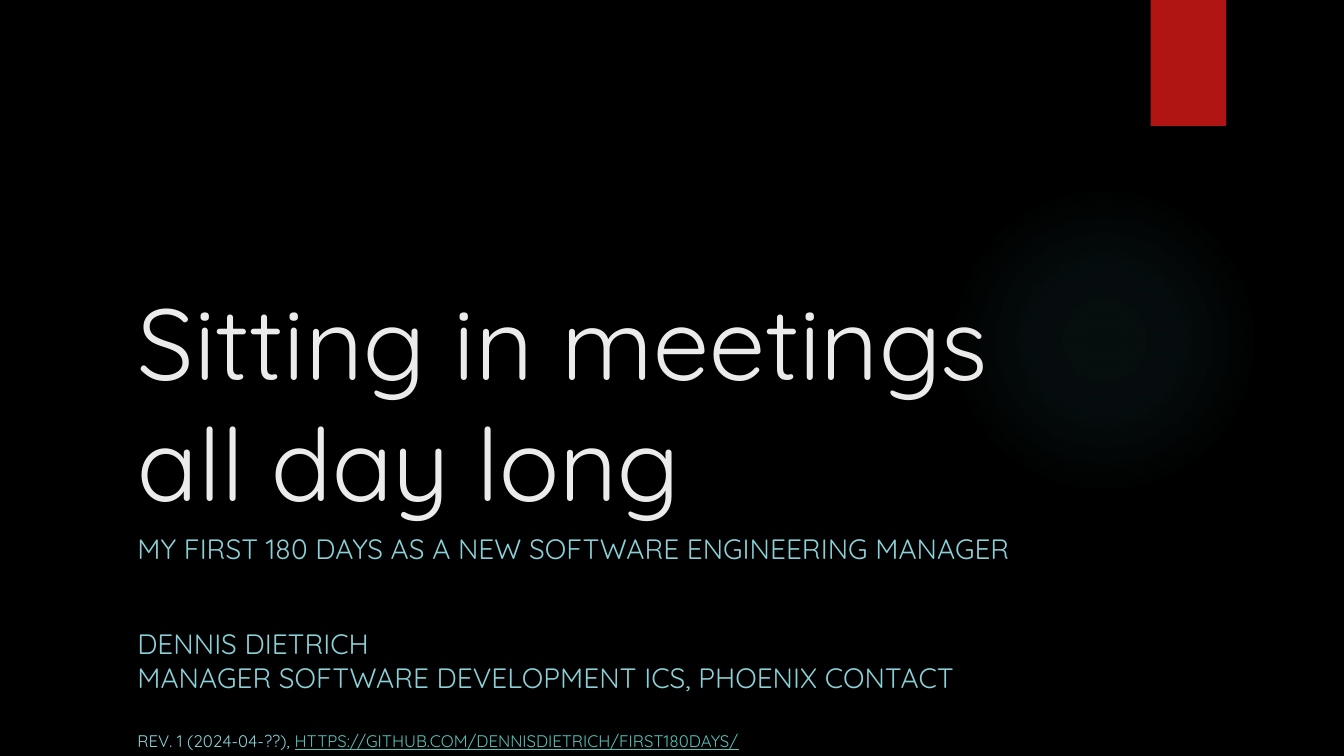
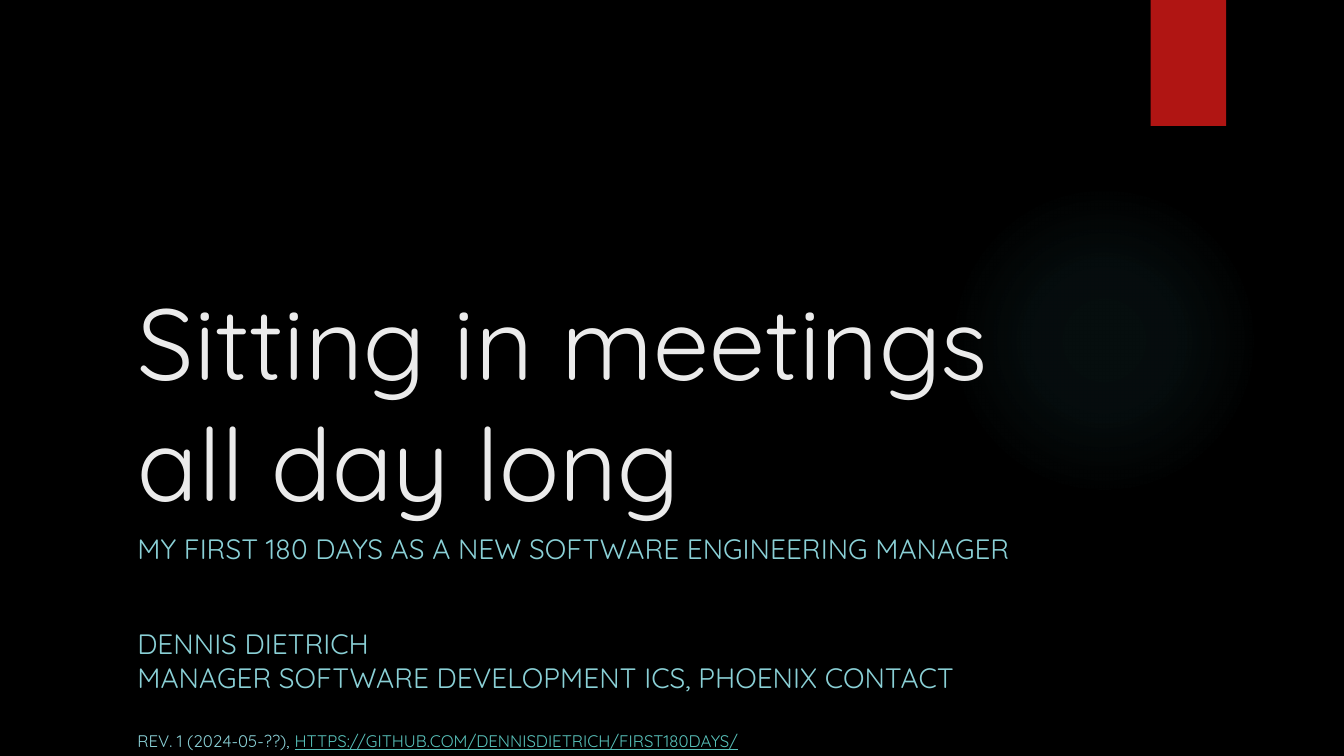
Before and after one commit to dennisdietrich/First180Days, a slide deck: slide 1 of Sitting in meetings all day long.pptx. Drawn at 1344x756 pixels with LibreOffice and Linux fonts; fonts in the diff are those of the drawing; background and template pictures are left out. Boxes give left, top, right and bottom in pixels: in the first picture for what was removed or moved away, otherwise in the second. Text is boxed around its words. In the diff, an @@ line names an element or a change of style, - is before the commit and + after.

Commit message:
Update Sitting in meetings all day long.pptx
Typography fixes

```diff
--- a/Sitting in meetings all day long.pptx
+++ b/Sitting in meetings all day long.pptx
@@ text at [137,733,738,750]: text changed @@
-REV. 1 (2024-04-??), HTTPS://GITHUB.COM/DENNISDIETRICH/FIRST180DAYS/
+REV. 1 (2024-05-??), HTTPS://GITHUB.COM/DENNISDIETRICH/FIRST180DAYS/
```
Also in this commit, not shown: 4 other slides changed.
